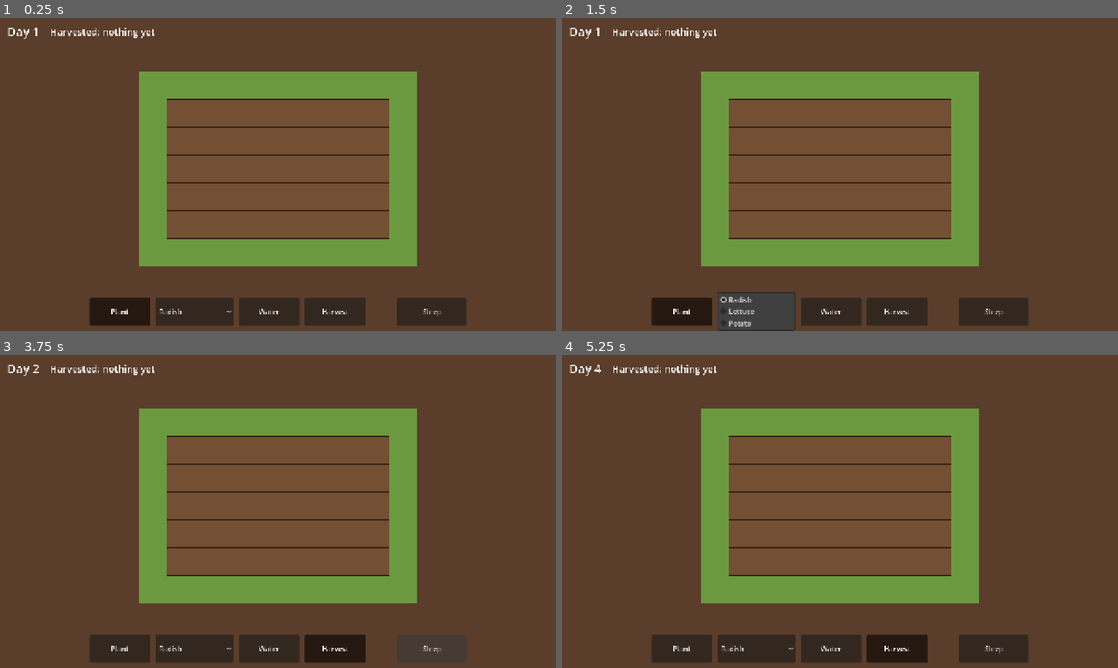
Above: before the commit, frames 1-4 (two rows, left to right).
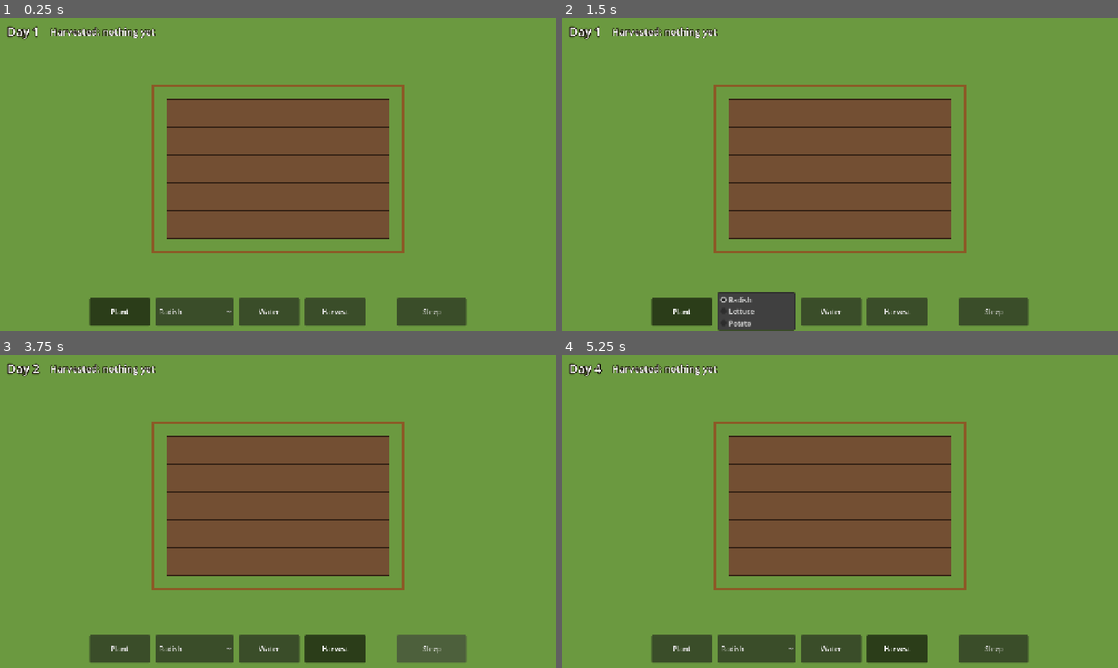
Above: after the commit, the same moments.

Repository: CappyTech/bramble
Game: Godot game, scene res://scenes/main.tscn
The game is run twice, just before and just after one commit, with the same random seed, the same clock (stepped at 60 frames per second) and the same inputs.
Inputs (mouse positions are in pixels of both pictures, inside the frame that each line leads up to):
- Up to frame 1 (0.25 s): no input
- Up to frame 2 (1.5 s): click "Plant" at 0.5 s; click "Radish" at 1.25 s
- Up to frame 3 (3.75 s): click "Water" at 2 s; click "Harvest" at 2.75 s; click "Sleep" at 3.5 s
- Up to frame 4 (5.25 s): tap Enter (ui_accept) at 4.25, 5 s; drag from (840, 505) to (895, 442) at 4.27 s; drag from (728, 527) to (812, 574) at 5.02 s

The runs differ from the first frame. In frame 1, 70% of the frame differs, in the area x 0-100%, y 0-100%; in frame 2, 68%; in frame 3, 70%; in frame 4, 70%.

Commit message:
Polish the allotment look: grass, furrows, fence and icons
- Minifantasy helper owns sheet loading, region constants and icon cutting.
- Grass background tiles the whole screen; flat green when the pack is absent.
- Soil uses the horizontal furrow rows, whose three rows are hydration states,
  so watered tiles are visibly darker.
- A fence ring from the farm tileset surrounds the plot.
- Tool buttons and the crop picker carry upscaled sheet icons.
- HUD labels get a dark outline for legibility over grass.

Co-Authored-By: Claude Fable 5.1 <noreply@anthropic.com>

Diff:
--- a/scenes/main.tscn
+++ b/scenes/main.tscn
@@ -1,7 +1,8 @@
-[gd_scene load_steps=4 format=3]
+[gd_scene load_steps=5 format=3]
 
 [ext_resource type="Script" path="res://scripts/main.gd" id="1_main"]
 [ext_resource type="Script" path="res://scripts/allotment_view.gd" id="2_view"]
+[ext_resource type="Script" path="res://scripts/grass_background.gd" id="3_grass"]
 
 [sub_resource type="ButtonGroup" id="ButtonGroup_tools"]
 
@@ -14,14 +15,15 @@
 grow_vertical = 2
 script = ExtResource("1_main")
 
-[node name="Background" type="ColorRect" parent="."]
+[node name="Background" type="Control" parent="."]
 layout_mode = 1
 anchors_preset = 15
 anchor_right = 1.0
 anchor_bottom = 1.0
 grow_horizontal = 2
 grow_vertical = 2
-color = Color(0.353, 0.239, 0.169, 1)
+mouse_filter = 2
+script = ExtResource("3_grass")
 
 [node name="Layout" type="VBoxContainer" parent="."]
 layout_mode = 1
@@ -43,6 +45,8 @@
 [node name="DayLabel" type="Label" parent="Layout/HUD"]
 unique_name_in_owner = true
 layout_mode = 2
+theme_override_colors/font_outline_color = Color(0.1, 0.08, 0.04, 1)
+theme_override_constants/outline_size = 8
 theme_override_font_sizes/font_size = 28
 text = "Day 1"
 
@@ -50,6 +54,8 @@
 unique_name_in_owner = true
 layout_mode = 2
 size_flags_horizontal = 3
+theme_override_colors/font_outline_color = Color(0.1, 0.08, 0.04, 1)
+theme_override_constants/outline_size = 6
 theme_override_font_sizes/font_size = 22
 text = "Harvested: nothing yet"
 vertical_alignment = 1
--- a/scripts/allotment_view.gd
+++ b/scripts/allotment_view.gd
@@ -1,34 +1,32 @@
 class_name AllotmentView
 extends Control
 ## Draws the allotment grid and turns taps into actions.
-## Uses the Minifantasy Farm and Forgotten Plains sheets when they are on disk
-## (assets/minifantasy is gitignored, see its README) and falls back to coloured
-## shapes otherwise, so CI and fresh checkouts still run.
+## Uses the Minifantasy Farm sheets when they are on disk (see Minifantasy) and
+## falls back to coloured shapes otherwise, so CI and fresh checkouts still run.
 
 enum Tool { PLANT, WATER, HARVEST }
 
 ## 8 px source pixels drawn at 8x: a 10x7 tile view (plot plus border) fits 1280x720.
 const PIXEL_SCALE := 8
 const TILE_SIZE := 8 * PIXEL_SCALE
-## Grass tiles drawn around the plot.
+## Ring of tiles around the plot that carries the fence.
 const BORDER := 1
 
 const SOIL_DRY := Color(0.45, 0.31, 0.2)
 const SOIL_WET := Color(0.3, 0.2, 0.14)
-const GRASS := Color(0.42, 0.6, 0.25)
 const GRID_LINE := Color(0.2, 0.13, 0.08)
+const FENCE_LINE := Color(0.55, 0.35, 0.15)
 const RIPE_RING := Color(1.0, 0.9, 0.3)
 
-const MINIFANTASY_DIR := "res://assets/minifantasy/"
-const FARM_TILESET := MINIFANTASY_DIR + "farm/Minifantasy_Farm_v3.0/Minifantasy_Farm_Assets/Tileset/Minifantasy_FarmTileset.png"
-const CROP_SHEET := MINIFANTASY_DIR + "farm/Minifantasy_Farm_v3.0/Minifantasy_Farm_Assets/Crops/Minifantasy_FarmSeedsAndCrops.png"
-const PLAINS_TILESET := MINIFANTASY_DIR + "forgotten_plains/Minifantasy_ForgottenPlains_v3.6_Commercial_Version/Minifantasy_ForgottenPlains_Assets/Tileset/Minifantasy_ForgottenPlainsTiles.png"
-
-## Ploughed-field tiles on the farm sheet, vertical furrows, by hydration.
-const SOIL_DRY_REGION := Rect2(8, 16, 8, 8)
-const SOIL_WET_REGION := Rect2(24, 16, 8, 8)
-## Plain grass fill on the plains sheet.
-const GRASS_REGION := Rect2(24, 32, 8, 8)
+## Farm tileset fence pieces, taken from the 5x5 enclosure mock-up.
+const FENCE_TOP_LEFT := Rect2(400, 120, 8, 8)
+const FENCE_TOP := Rect2(408, 120, 8, 8)
+const FENCE_TOP_RIGHT := Rect2(432, 120, 8, 8)
+const FENCE_LEFT := Rect2(400, 128, 8, 8)
+const FENCE_RIGHT := Rect2(432, 128, 8, 8)
+const FENCE_BOTTOM_LEFT := Rect2(400, 152, 8, 8)
+const FENCE_BOTTOM := Rect2(408, 152, 8, 8)
+const FENCE_BOTTOM_RIGHT := Rect2(432, 152, 8, 8)
 
 var allotment: Allotment:
 	set(value):
@@ -44,19 +42,17 @@
 
 var _farm_sheet: Texture2D
 var _crop_sheet: Texture2D
-var _plains_sheet: Texture2D
 
 
 func _ready() -> void:
-	_farm_sheet = _try_load(FARM_TILESET)
-	_crop_sheet = _try_load(CROP_SHEET)
-	_plains_sheet = _try_load(PLAINS_TILESET)
-	if _farm_sheet == null or _crop_sheet == null or _plains_sheet == null:
+	_farm_sheet = Minifantasy.farm_tileset()
+	_crop_sheet = Minifantasy.crop_sheet()
+	if not has_sprites():
 		print("AllotmentView: Minifantasy sheets missing, drawing placeholder shapes")
 
 
 func has_sprites() -> bool:
-	return _farm_sheet != null and _crop_sheet != null and _plains_sheet != null
+	return _farm_sheet != null and _crop_sheet != null
 
 
 func _gui_input(event: InputEvent) -> void:
@@ -81,7 +77,7 @@
 func _draw() -> void:
 	if allotment == null:
 		return
-	_draw_grass()
+	_draw_fence()
 	for y in allotment.height:
 		for x in allotment.width:
 			_draw_soil(x, y, allotment.tile_at(x, y))
@@ -95,16 +91,28 @@
 	return Rect2(Vector2(x + BORDER, y + BORDER) * TILE_SIZE, Vector2.ONE * TILE_SIZE)
 
 
-func _draw_grass() -> void:
-	var cols := allotment.width + 2 * BORDER
-	var rows := allotment.height + 2 * BORDER
-	if _plains_sheet == null:
-		draw_rect(Rect2(Vector2.ZERO, Vector2(cols, rows) * TILE_SIZE), GRASS)
+func _draw_fence() -> void:
+	var right := allotment.width
+	var bottom := allotment.height
+	if _farm_sheet == null:
+		var inset := TILE_SIZE * 0.5
+		var outline := Rect2(Vector2.ONE * inset, size - Vector2.ONE * 2.0 * inset)
+		draw_rect(outline, FENCE_LINE, false, 6.0)
 		return
-	for y in rows:
-		for x in cols:
-			var rect := Rect2(Vector2(x, y) * TILE_SIZE, Vector2.ONE * TILE_SIZE)
-			draw_texture_rect_region(_plains_sheet, rect, GRASS_REGION)
+	_draw_piece(-1, -1, FENCE_TOP_LEFT)
+	_draw_piece(right, -1, FENCE_TOP_RIGHT)
+	_draw_piece(-1, bottom, FENCE_BOTTOM_LEFT)
+	_draw_piece(right, bottom, FENCE_BOTTOM_RIGHT)
+	for x in right:
+		_draw_piece(x, -1, FENCE_TOP)
+		_draw_piece(x, bottom, FENCE_BOTTOM)
+	for y in bottom:
+		_draw_piece(-1, y, FENCE_LEFT)
+		_draw_piece(right, y, FENCE_RIGHT)
+
+
+func _draw_piece(x: int, y: int, region: Rect2) -> void:
+	draw_texture_rect_region(_farm_sheet, _tile_rect(x, y), region)
 
 
 func _draw_soil(x: int, y: int, tile: PlotTile) -> void:
@@ -113,7 +121,8 @@
 		draw_rect(rect, SOIL_WET if tile.watered else SOIL_DRY)
 		draw_rect(rect, GRID_LINE, false, 2.0)
 		return
-	draw_texture_rect_region(_farm_sheet, rect, SOIL_WET_REGION if tile.watered else SOIL_DRY_REGION)
+	var region := Minifantasy.SOIL_WET_REGION if tile.watered else Minifantasy.SOIL_DRY_REGION
+	draw_texture_rect_region(_farm_sheet, rect, region)
 
 
 func _draw_plant(x: int, y: int, tile: PlotTile) -> void:
@@ -135,9 +144,3 @@
 		var icon_size := Vector2.ONE * TILE_SIZE * 0.5
 		var icon_rect := Rect2(rect.end - icon_size, icon_size)
 		draw_texture_rect_region(_crop_sheet, icon_rect, tile.crop.icon_region())
-
-
-static func _try_load(path: String) -> Texture2D:
-	if not ResourceLoader.exists(path):
-		return null
-	return load(path) as Texture2D
--- /dev/null
+++ b/scripts/grass_background.gd
@@ -0,0 +1,23 @@
+extends Control
+## Fills its rect with tiled Minifantasy grass, or a flat green when the pack is absent.
+
+const PIXEL_SCALE := AllotmentView.PIXEL_SCALE
+const TILE_SIZE := 8 * PIXEL_SCALE
+const FALLBACK := Color(0.42, 0.6, 0.25)
+
+
+func _ready() -> void:
+	resized.connect(queue_redraw)
+
+
+func _draw() -> void:
+	var sheet := Minifantasy.plains_tileset()
+	if sheet == null:
+		draw_rect(Rect2(Vector2.ZERO, size), FALLBACK)
+		return
+	var cols := ceili(size.x / TILE_SIZE)
+	var rows := ceili(size.y / TILE_SIZE)
+	for y in rows:
+		for x in cols:
+			var rect := Rect2(Vector2(x, y) * TILE_SIZE, Vector2.ONE * TILE_SIZE)
+			draw_texture_rect_region(sheet, rect, Minifantasy.GRASS_REGION)
--- a/scripts/main.gd
+++ b/scripts/main.gd
@@ -3,6 +3,8 @@
 
 const GRID_WIDTH := 8
 const GRID_HEIGHT := 5
+## Upscale for 8 px and 16 px sheet icons shown in buttons.
+const ICON_SCALE := 3
 
 var allotment := Allotment.new(GRID_WIDTH, GRID_HEIGHT)
 var crops: Array[CropDef] = CropLibrary.all()
@@ -21,8 +23,15 @@
 	print("Bramble %s" % ProjectSettings.get_setting("application/config/version", "dev"))
 	view.allotment = allotment
 	for def in crops:
-		crop_select.add_item(def.display_name)
+		var icon := Minifantasy.crop_icon(def, ICON_SCALE)
+		if icon != null:
+			crop_select.add_icon_item(icon, def.display_name)
+		else:
+			crop_select.add_item(def.display_name)
 	crop_select.select(0)
+	plant_button.icon = Minifantasy.action_icon(Minifantasy.Action.PLANT, ICON_SCALE)
+	water_button.icon = Minifantasy.action_icon(Minifantasy.Action.WATER, ICON_SCALE)
+	harvest_button.icon = Minifantasy.action_icon(Minifantasy.Action.HARVEST, ICON_SCALE)
 	view.selected_crop = crops[0]
 	crop_select.item_selected.connect(func(index: int) -> void: view.selected_crop = crops[index])
 	plant_button.pressed.connect(func() -> void: view.tool = AllotmentView.Tool.PLANT)
--- /dev/null
+++ b/scripts/minifantasy.gd
@@ -0,0 +1,84 @@
+class_name Minifantasy
+extends RefCounted
+## Loads the Minifantasy sheets from assets/minifantasy (gitignored; see its README)
+## and cuts icons out of them. Every accessor returns null when the pack is not on
+## disk so callers can fall back to placeholders.
+
+const DIR := "res://assets/minifantasy/"
+const FARM_DIR := DIR + "farm/Minifantasy_Farm_v3.0/Minifantasy_Farm_Assets/"
+const PLAINS_DIR := DIR + "forgotten_plains/Minifantasy_ForgottenPlains_v3.6_Commercial_Version/Minifantasy_ForgottenPlains_Assets/"
+
+const FARM_TILESET := FARM_DIR + "Tileset/Minifantasy_FarmTileset.png"
+const CROP_SHEET := FARM_DIR + "Crops/Minifantasy_FarmSeedsAndCrops.png"
+const ACTION_SHEET := FARM_DIR + "Actions/Minifantasy_FarmActionInProgress(16x16).png"
+const PLAINS_TILESET := PLAINS_DIR + "Tileset/Minifantasy_ForgottenPlainsTiles.png"
+
+## Farm tileset: single horizontal furrow rows; the three rows are hydration states
+## (y 104 dry, 112 moist, 120 wet). The plain dirt tiles at x 48 are texture
+## variants, not hydration, so they are not used.
+const SOIL_DRY_REGION := Rect2(16, 104, 8, 8)
+const SOIL_WET_REGION := Rect2(16, 120, 8, 8)
+## Plains tileset: plain grass fill.
+const GRASS_REGION := Rect2(24, 32, 8, 8)
+
+## Action sheet: 16x16 frames, four per row. Rows by what they show.
+enum Action { PLOUGH, HARVEST, SHEAR, PLANT, FEED, WATER, SLAUGHTER, MILK, FETCH_WATER }
+const ACTION_FRAME := 16
+
+static var _cache: Dictionary = {}
+
+
+static func farm_tileset() -> Texture2D:
+	return _texture(FARM_TILESET)
+
+
+static func crop_sheet() -> Texture2D:
+	return _texture(CROP_SHEET)
+
+
+static func action_sheet() -> Texture2D:
+	return _texture(ACTION_SHEET)
+
+
+static func plains_tileset() -> Texture2D:
+	return _texture(PLAINS_TILESET)
+
+
+static func available() -> bool:
+	return farm_tileset() != null and crop_sheet() != null and plains_tileset() != null
+
+
+## Last (completed) frame of an action icon, scaled up with nearest filtering.
+static func action_icon(action: Action, scale: int) -> Texture2D:
+	var region := Rect2(3 * ACTION_FRAME, action * ACTION_FRAME, ACTION_FRAME, ACTION_FRAME)
+	return icon(action_sheet(), region, scale)
+
+
+static func crop_icon(def: CropDef, scale: int) -> Texture2D:
+	if not def.has_sprite():
+		return null
+	return icon(crop_sheet(), def.icon_region(), scale)
+
+
+## Cuts a region out of a sheet and upscales it so UI nodes show it at pixel size.
+static func icon(sheet: Texture2D, region: Rect2, scale: int) -> Texture2D:
+	if sheet == null:
+		return null
+	var key := "%s|%s|%d" % [sheet.resource_path, region, scale]
+	if _cache.has(key):
+		return _cache[key]
+	var image := sheet.get_image().get_region(Rect2i(region))
+	image.resize(image.get_width() * scale, image.get_height() * scale, Image.INTERPOLATE_NEAREST)
+	var texture := ImageTexture.create_from_image(image)
+	_cache[key] = texture
+	return texture
+
+
+static func _texture(path: String) -> Texture2D:
+	if _cache.has(path):
+		return _cache[path]
+	var texture: Texture2D = null
+	if ResourceLoader.exists(path):
+		texture = load(path) as Texture2D
+	_cache[path] = texture
+	return texture
Not shown, added: scripts/grass_background.gd.uid
Not shown, added: scripts/minifantasy.gd.uid
